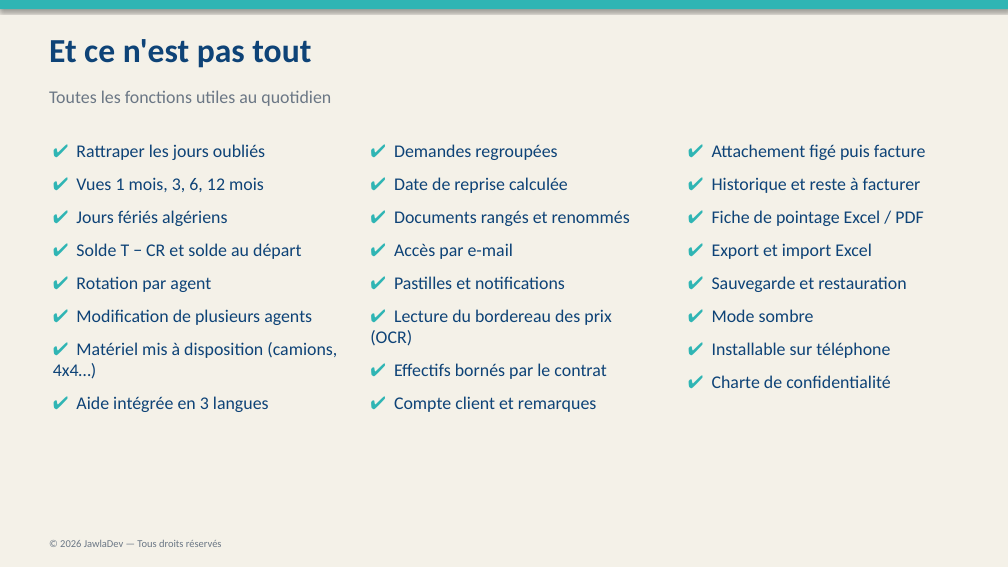
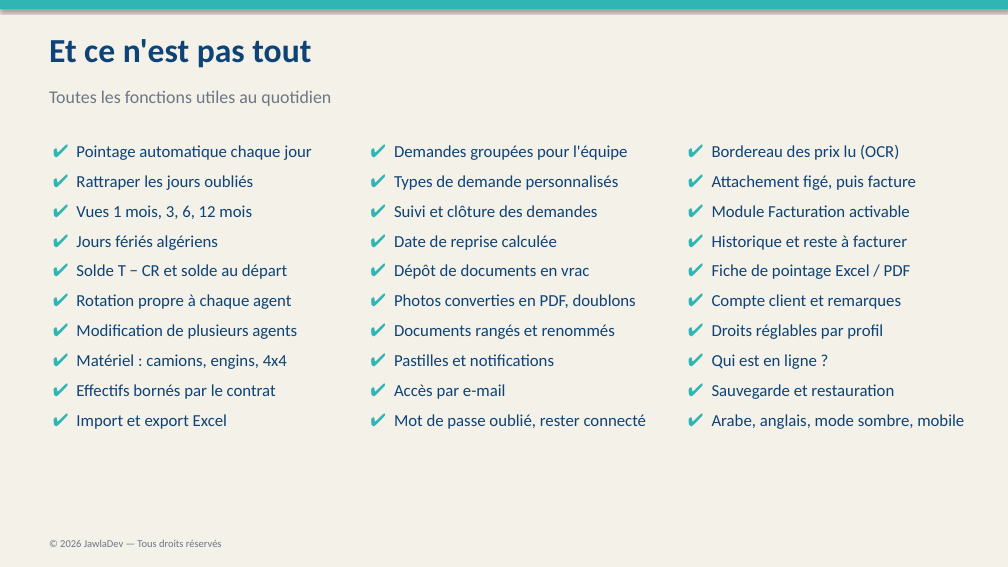
Before and after one commit to rayanem-dev/JawlaDev, a slide deck: slide 22 of assets/docs/Sijil-Presentation.pptx (slide 19 before the commit). Drawn at 1008x567 pixels with LibreOffice and Linux fonts; fonts in the diff are those of the drawing. Boxes give left, top, right and bottom in pixels: in the first picture for what was removed or moved away, otherwise in the second. Text is boxed around its words. In the diff, an @@ line names an element or a change of style, - is before the commit and + after.

```diff
--- a/assets/docs/Sijil-Presentation.pptx
+++ b/assets/docs/Sijil-Presentation.pptx
@@ text at [76, 145, 311, 160]: paragraph added @@
+✔ Pointage automatique chaque jour
@@ text at [394, 145, 627, 217]: text changed; size 17 to 16 pt @@
-✔ Demandes regroupées
+✔ Demandes groupées pour l'équipe
+✔ Types de demande personnalisés
+✔ Suivi et clôture des demandes
@@ text at [712, 145, 916, 217]: text changed; size 17 to 16 pt @@
-✔ Attachement figé puis facture
+✔ Bordereau des prix lu (OCR)
+✔ Attachement figé, puis facture
+✔ Module Facturation activable
@@ text at [76, 175, 297, 339]: size 17 to 16 pt in "Rattraper les jours oubliés", "Vues 1 mois, 3, 6, 12 mois", "Jours fériés algériens", "Solde T − CR et solde au ..." and 1 more places; less space between paragraphs @@
@@ text at [394, 235, 615, 399]: size 17 to 16 pt in "Date de reprise calculée", "Documents rangés et renommés", "Accès par e-mail"; less space between paragraphs @@
@@ text at [712, 235, 911, 399]: size 17 to 16 pt in "Historique et reste à facturer", "Fiche de pointage Excel / PDF", "Sauvegarde et restauration"; less space between paragraphs @@
@@ text at [394, 264, 636, 308]: paragraphs added @@
+✔ Dépôt de documents en vrac
+✔ Photos converties en PDF, doublons
@@ text at [76, 294, 291, 309]: text changed; size 17 to 16 pt @@
-✔ Rotation par agent
+✔ Rotation propre à chaque agent
@@ text at [712, 294, 901, 369]: text changed; size 17 to 16 pt @@
-✔ Export et import Excel
+✔ Compte client et remarques
+✔ Droits réglables par profil
+✔ Qui est en ligne ?
@@ text at [76, 354, 287, 429]: text changed; size 17 to 16 pt @@
-✔ Matériel mis à disposition (camions, 4x4…)
-✔ Aide intégrée en 3 langues
+✔ Matériel : camions, engins, 4x4
+✔ Effectifs bornés par le contrat
+✔ Import et export Excel
@@ text at [394, 354, 554, 366]: paragraph added @@
+✔ Pastilles et notifications
@@ text at [394, 414, 647, 429]: text changed; size 17 to 16 pt @@
-✔ Pastilles et notifications
-✔ Lecture du bordereau des prix (OCR)
-✔ Effectifs bornés par le contrat
-✔ Compte client et remarques
+✔ Mot de passe oublié, rester connecté
@@ text at [712, 414, 964, 429]: text changed; size 17 to 16 pt @@
-✔ Mode sombre
-✔ Installable sur téléphone
-✔ Charte de confidentialité
+✔ Arabe, anglais, mode sombre, mobile
```
Also in this commit, not shown: 10 other slides changed, 3 slides added, 11 other files.
